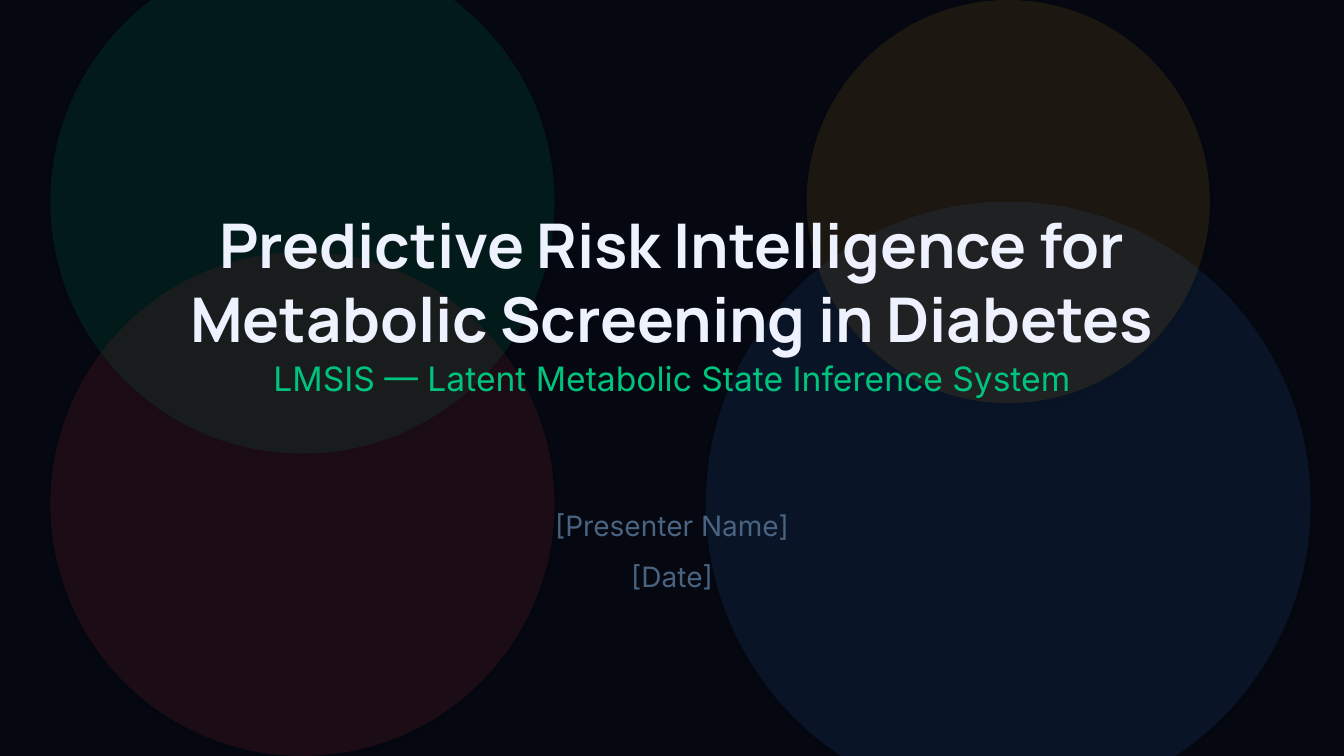
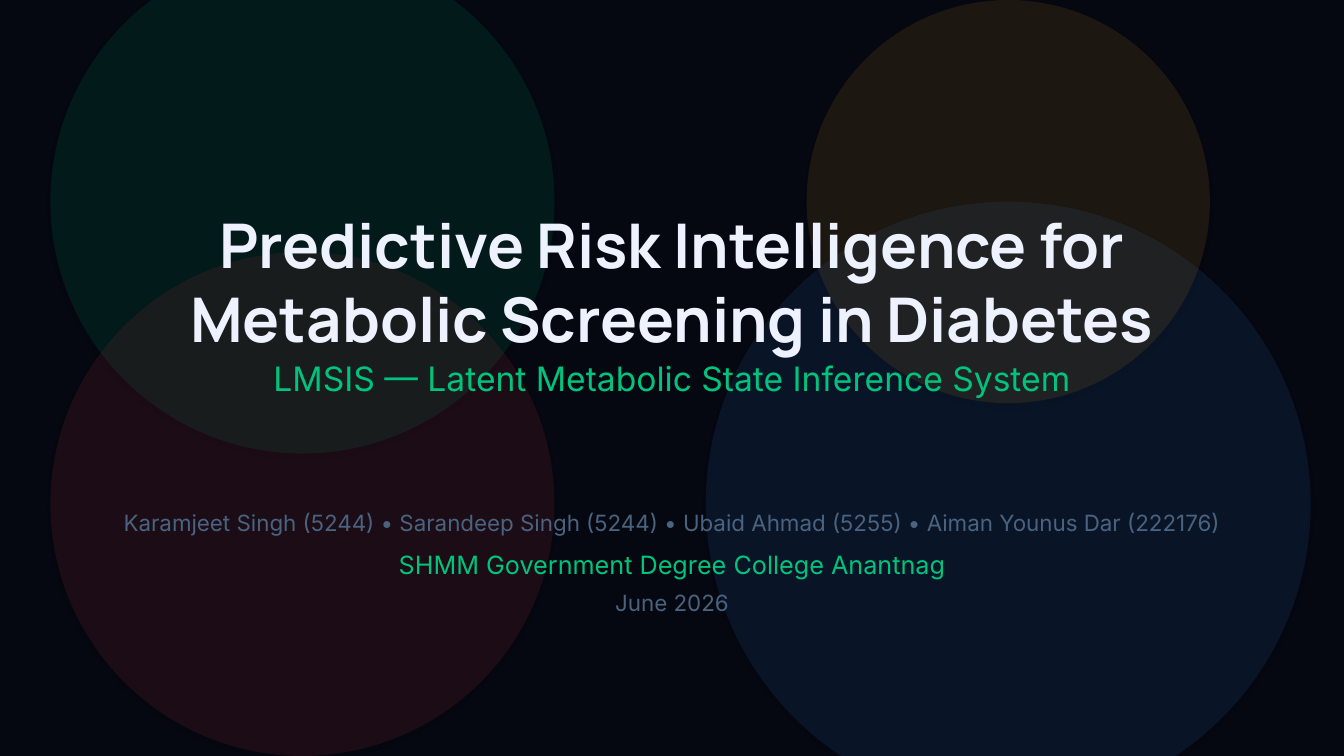
Before and after one commit to mysticai11/demo, a slide deck: slide 1 of LMSIS_Demo_Presentation.pptx. Drawn at 1344x756 pixels with LibreOffice and Linux fonts; fonts in the diff are those of the drawing. Boxes give left, top, right and bottom in pixels: in the first picture for what was removed or moved away, otherwise in the second. Text is boxed around its words. In the diff, an @@ line names an element or a change of style, - is before the commit and + after.

Commit message:
Add final academic details (team names and college) for final submission

```diff
--- a/LMSIS_Demo_Presentation.pptx
+++ b/LMSIS_Demo_Presentation.pptx
@@ text at bbox=[124, 513, 1219, 536]: text changed; size 20 to 16 pt @@
-[Presenter Name]
+Karamjeet Singh (5244) • Sarandeep Singh (5244) • Ubaid Ahmad (5255) • Aiman Younus Dar (222176)
@@ text at bbox=[399, 555, 945, 579]: text changed; size 20 to 18 pt; text colour #4A6380 to #00C47D @@
-[Date]
+SHMM Government Degree College Anantnag
@@ text added at bbox=[615, 594, 729, 611], 16 pt, text #4A6380 @@
+June 2026
```
Also in this commit, not shown: 3 other files.
